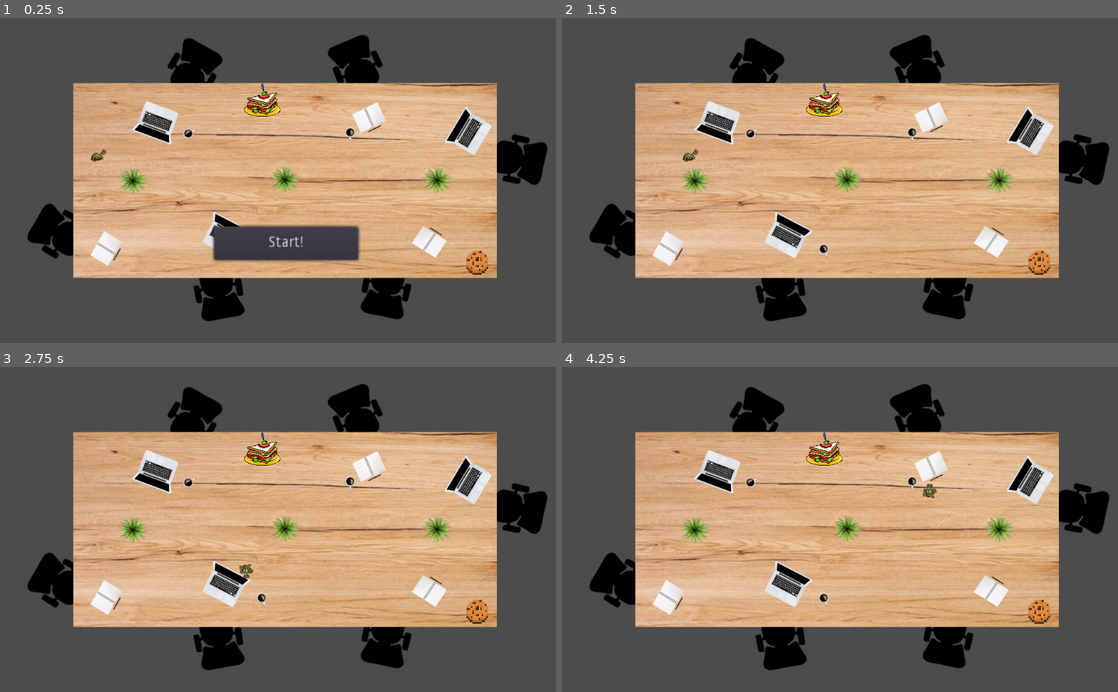
Above: before the commit, frames 1-4 (two rows, left to right).
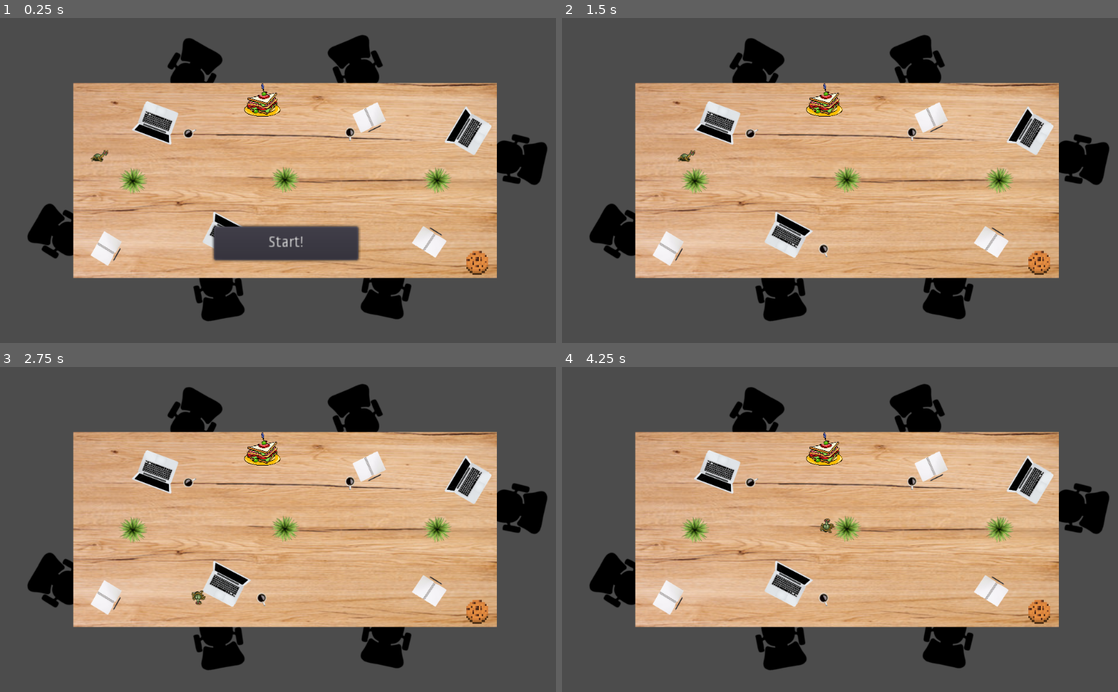
Above: after the commit, the same moments.

Repository: CS3398-Titan-HelloWorld/RoombaAttack
Game: Godot game, scene res://Main.tscn
The game is run twice, just before and just after one commit, with the same random seed, the same clock (stepped at 60 frames per second) and the same inputs.
Inputs:
- Up to frame 1 (0.25 s): no input
- Up to frame 2 (1.5 s): click "Start!" at 0.5 s; tap Enter at 1.25 s; hold Right (ui_right) from 1.28 s (still down)
- Up to frame 3 (2.75 s): release Right (ui_right) at 2.03 s; hold Down (ui_down) from 2.03 s (still down)
- Up to frame 4 (4.25 s): release Down (ui_down) at 2.78 s; hold Right (ui_right) 2.78-3.53 s; hold Up (ui_up) from 3.53 s (still down)

The runs differ from the first frame. In frame 1, less than 0.1% of the frame differs, in the area x 16-20%, y 40-45%; in frame 2, less than 0.1%; in frame 3, 0.2%, in the area x 34-46%, y 60-74%; in frame 4, 0.2%.

Commit message:
Pushing audio changes

Diff:
--- a/RoombaAttack/EndPosition.gd
+++ b/RoombaAttack/EndPosition.gd
@@ -3,10 +3,14 @@
 signal hit
 
 export(String, FILE, "*.tscn") var next_level
+func _ready():
+	get_viewport().audio_listener_enable_2d = true
+	$AUDIO.play()
+	pass
 
 func _physics_process(delta):
 	var bodies = get_overlapping_bodies()
 	for body in bodies:
 		if body.name == "Player":
-
+			$crunch.play()
 			get_tree().change_scene(next_level)
--- a/RoombaAttack/EndPosition.tscn
+++ b/RoombaAttack/EndPosition.tscn
@@ -1,9 +1,11 @@
-[gd_scene load_steps=4 format=2]
+[gd_scene load_steps=6 format=2]
 
 [ext_resource path="res://EndPosition.gd" type="Script" id=1]
-[ext_resource path="res://Sprites/CookieSpritebig.png" type="Texture" id=2]
+[ext_resource path="res://Sprites/crunch.wav" type="AudioStream" id=2]
+[ext_resource path="res://Sprites/CookieSpritebig.png" type="Texture" id=3]
+[ext_resource path="res://Sprites/audio.wav" type="AudioStream" id=4]
 
-[sub_resource type="CircleShape2D" id=3]
+[sub_resource type="CircleShape2D" id=1]
 
 custom_solver_bias = 0.0
 radius = 266.656
@@ -16,25 +18,48 @@
 linear_damp = 0.1
 angular_damp = 1.0
 audio_bus_override = false
-audio_bus_name = "Master"
+audio_bus_name = "crunchBus"
 script = ExtResource( 1 )
-
+_sections_unfolded = [ "Audio Bus", "Transform" ]
 __meta__ = {
 "_edit_lock_": true
 }
+next_level = null
 
-[node name="Sprite" type="Sprite" parent="." index="0"]
+[node name="crunch" type="AudioStreamPlayer2D" parent="." index="0"]
+
+position = Vector2( 879, 449 )
+scale = Vector2( 0.65625, 0.65625 )
+stream = ExtResource( 2 )
+volume_db = 0.0
+pitch_scale = 1.0
+autoplay = true
+max_distance = 2000.0
+attenuation = 1.0
+bus = "crunchBus"
+area_mask = 1
+
+[node name="Sprite" type="Sprite" parent="." index="1"]
 
 position = Vector2( 878.731, 452.331 )
 scale = Vector2( 0.079072, 0.083348 )
-texture = ExtResource( 2 )
+texture = ExtResource( 3 )
 _sections_unfolded = [ "Transform", "Visibility" ]
 
-[node name="CollisionShape2D" type="CollisionShape2D" parent="." index="1"]
+[node name="CollisionShape2D" type="CollisionShape2D" parent="." index="2"]
 
 position = Vector2( 879.766, 450.836 )
 scale = Vector2( 0.0882163, 0.0819034 )
-shape = SubResource( 3 )
+shape = SubResource( 1 )
 _sections_unfolded = [ "Transform" ]
 
-[connection signal="hit" from="." to="." method="_on_EndPosition2_hit"]
+[node name="AUDIO" type="AudioStreamPlayer2D" parent="." index="3"]
+
+stream = ExtResource( 4 )
+volume_db = 0.0
+pitch_scale = 1.0
+autoplay = true
+max_distance = 2000.0
+attenuation = 1.0
+bus = "Master"
+area_mask = 1
--- a/RoombaAttack/LevelMap.tscn
+++ b/RoombaAttack/LevelMap.tscn
@@ -54,7 +54,7 @@
 custom_solver_bias = 0.0
 extents = Vector2( 54.338, 47.1844 )
 
-[node name="KinematicBody2D" type="KinematicBody2D" index="0"]
+[node name="KinematicBody2D" type="KinematicBody2D"]
 
 position = Vector2( 525, 300 )
 scale = Vector2( 1.5, 1.5 )
@@ -561,7 +561,8 @@
 [node name="Player" parent="Node" index="19" instance=ExtResource( 9 )]
 
 position = Vector2( 183.264, 255.284 )
-_sections_unfolded = [ "Collision", "Transform" ]
+_sections_unfolded = [ "Collision", "Transform", "collision" ]
+speed = 250
 
 [node name="EndPosition2" parent="Node" index="20" instance=ExtResource( 10 )]
 
--- a/RoombaAttack/Player.tscn
+++ b/RoombaAttack/Player.tscn
@@ -1,16 +1,16 @@
 [gd_scene load_steps=18 format=2]
 
 [ext_resource path="res://Player.gd" type="Script" id=1]
-[ext_resource path="res://Sprites/Player/BeetleR1.png" type="Texture" id=2]
-[ext_resource path="res://Sprites/Player/BeetleR2.png" type="Texture" id=3]
-[ext_resource path="res://Sprites/Player/BeetleL1.png" type="Texture" id=4]
-[ext_resource path="res://Sprites/Player/BeetleL2.png" type="Texture" id=5]
-[ext_resource path="res://Sprites/Player/BeetleU1.png" type="Texture" id=6]
-[ext_resource path="res://Sprites/Player/Beetle_20.png" type="Texture" id=7]
-[ext_resource path="res://Sprites/Player/BeetleU0.png" type="Texture" id=8]
-[ext_resource path="res://Sprites/Player/BeetleD1.png" type="Texture" id=9]
-[ext_resource path="res://Sprites/Player/BeetleD2.png" type="Texture" id=10]
-[ext_resource path="res://Sprites/Player/BeetleR0.png" type="Texture" id=11]
+[ext_resource path="res://Sprites/Player/BeetleL1.png" type="Texture" id=2]
+[ext_resource path="res://Sprites/Player/BeetleL2.png" type="Texture" id=3]
+[ext_resource path="res://Sprites/Player/BeetleR1.png" type="Texture" id=4]
+[ext_resource path="res://Sprites/Player/BeetleR2.png" type="Texture" id=5]
+[ext_resource path="res://Sprites/Player/BeetleD1.png" type="Texture" id=6]
+[ext_resource path="res://Sprites/Player/BeetleD2.png" type="Texture" id=7]
+[ext_resource path="res://Sprites/Player/BeetleR0.png" type="Texture" id=8]
+[ext_resource path="res://Sprites/Player/BeetleU0.png" type="Texture" id=9]
+[ext_resource path="res://Sprites/Player/BeetleU1.png" type="Texture" id=10]
+[ext_resource path="res://Sprites/Player/Beetle_20.png" type="Texture" id=11]
 [ext_resource path="res://Sprites/Player/BeetleL0.png" type="Texture" id=12]
 [ext_resource path="res://Sprites/Player/BeetleD0.png" type="Texture" id=13]
 [ext_resource path="res://CollisionShape.gd" type="Script" id=14]
@@ -20,32 +20,32 @@
 animations = [ {
 "frames": [ ExtResource( 2 ), ExtResource( 3 ) ],
 "loop": true,
-"name": "Right",
+"name": "Left",
 "speed": 5.0
 }, {
 "frames": [ ExtResource( 4 ), ExtResource( 5 ) ],
 "loop": true,
-"name": "Left",
+"name": "Right",
 "speed": 5.0
 }, {
 "frames": [ ExtResource( 6 ), ExtResource( 7 ) ],
 "loop": true,
-"name": "Up",
+"name": "Down",
 "speed": 5.0
 }, {
 "frames": [ ExtResource( 8 ) ],
 "loop": true,
+"name": "Idel_Right",
+"speed": 5.0
+}, {
+"frames": [ ExtResource( 9 ) ],
+"loop": true,
 "name": "Idel_Up",
 "speed": 5.0
 }, {
-"frames": [ ExtResource( 9 ), ExtResource( 10 ) ],
+"frames": [ ExtResource( 10 ), ExtResource( 11 ) ],
 "loop": true,
-"name": "Down",
-"speed": 5.0
-}, {
-"frames": [ ExtResource( 11 ) ],
-"loop": true,
-"name": "Idel_Right",
+"name": "Up",
 "speed": 5.0
 }, {
 "frames": [ ExtResource( 12 ) ],
@@ -80,11 +80,11 @@
 [sub_resource type="CircleShape2D" id=3]
 
 custom_solver_bias = 0.0
-radius = 14.6078
+radius = 8.5918
 
-[node name="Player" type="KinematicBody2D"]
+[node name="Player" type="KinematicBody2D" index="0"]
 
-position = Vector2( 29.9184, 31.5544 )
+position = Vector2( 29.9184, 31.2871 )
 input_pickable = false
 collision_layer = 3
 collision_mask = 1
@@ -100,6 +100,7 @@
 
 frames = SubResource( 1 )
 animation = "Right"
+frame = 1
 playing = true
 _sections_unfolded = [ "Animation" ]
 
@@ -115,9 +116,9 @@
 
 [node name="CollisionShape" type="CollisionShape2D" parent="." index="1"]
 
-position = Vector2( 0.518285, -1.01742 )
+position = Vector2( -1.22349, -0.633525 )
 rotation = 0.431096
-scale = Vector2( 1.16196, 0.827516 )
+scale = Vector2( 1.28463, 1.47368 )
 shape = SubResource( 3 )
 script = ExtResource( 14 )
 _sections_unfolded = [ "Transform" ]
--- a/RoombaAttack/RoombaAttackExecutable/Player.tscn
+++ b/RoombaAttack/RoombaAttackExecutable/Player.tscn
@@ -1,16 +1,16 @@
 [gd_scene load_steps=18 format=2]
 
 [ext_resource path="res://Player.gd" type="Script" id=1]
-[ext_resource path="res://Sprites/Player/BeetleR1.png" type="Texture" id=2]
-[ext_resource path="res://Sprites/Player/BeetleR2.png" type="Texture" id=3]
-[ext_resource path="res://Sprites/Player/BeetleL1.png" type="Texture" id=4]
-[ext_resource path="res://Sprites/Player/BeetleL2.png" type="Texture" id=5]
-[ext_resource path="res://Sprites/Player/BeetleU1.png" type="Texture" id=6]
-[ext_resource path="res://Sprites/Player/Beetle_20.png" type="Texture" id=7]
-[ext_resource path="res://Sprites/Player/BeetleU0.png" type="Texture" id=8]
-[ext_resource path="res://Sprites/Player/BeetleD1.png" type="Texture" id=9]
-[ext_resource path="res://Sprites/Player/BeetleD2.png" type="Texture" id=10]
-[ext_resource path="res://Sprites/Player/BeetleR0.png" type="Texture" id=11]
+[ext_resource path="res://Sprites/Player/BeetleL1.png" type="Texture" id=2]
+[ext_resource path="res://Sprites/Player/BeetleL2.png" type="Texture" id=3]
+[ext_resource path="res://Sprites/Player/BeetleR1.png" type="Texture" id=4]
+[ext_resource path="res://Sprites/Player/BeetleR2.png" type="Texture" id=5]
+[ext_resource path="res://Sprites/Player/BeetleD1.png" type="Texture" id=6]
+[ext_resource path="res://Sprites/Player/BeetleD2.png" type="Texture" id=7]
+[ext_resource path="res://Sprites/Player/BeetleR0.png" type="Texture" id=8]
+[ext_resource path="res://Sprites/Player/BeetleU0.png" type="Texture" id=9]
+[ext_resource path="res://Sprites/Player/BeetleU1.png" type="Texture" id=10]
+[ext_resource path="res://Sprites/Player/Beetle_20.png" type="Texture" id=11]
 [ext_resource path="res://Sprites/Player/BeetleL0.png" type="Texture" id=12]
 [ext_resource path="res://Sprites/Player/BeetleD0.png" type="Texture" id=13]
 [ext_resource path="res://CollisionShape.gd" type="Script" id=14]
@@ -20,32 +20,32 @@
 animations = [ {
 "frames": [ ExtResource( 2 ), ExtResource( 3 ) ],
 "loop": true,
-"name": "Right",
+"name": "Left",
 "speed": 5.0
 }, {
 "frames": [ ExtResource( 4 ), ExtResource( 5 ) ],
 "loop": true,
-"name": "Left",
+"name": "Right",
 "speed": 5.0
 }, {
 "frames": [ ExtResource( 6 ), ExtResource( 7 ) ],
 "loop": true,
-"name": "Up",
+"name": "Down",
 "speed": 5.0
 }, {
 "frames": [ ExtResource( 8 ) ],
 "loop": true,
+"name": "Idel_Right",
+"speed": 5.0
+}, {
+"frames": [ ExtResource( 9 ) ],
+"loop": true,
 "name": "Idel_Up",
 "speed": 5.0
 }, {
-"frames": [ ExtResource( 9 ), ExtResource( 10 ) ],
+"frames": [ ExtResource( 10 ), ExtResource( 11 ) ],
 "loop": true,
-"name": "Down",
-"speed": 5.0
-}, {
-"frames": [ ExtResource( 11 ) ],
-"loop": true,
-"name": "Idel_Right",
+"name": "Up",
 "speed": 5.0
 }, {
 "frames": [ ExtResource( 12 ) ],
@@ -80,9 +80,9 @@
 [sub_resource type="CircleShape2D" id=3]
 
 custom_solver_bias = 0.0
-radius = 14.6078
+radius = 9.07864
 
-[node name="Player" type="KinematicBody2D"]
+[node name="Player" type="KinematicBody2D" index="0"]
 
 position = Vector2( 29.9184, 31.5544 )
 input_pickable = false
@@ -94,12 +94,13 @@
 __meta__ = {
 "_edit_group_": true
 }
-speed = 300
+speed = 250
 
 [node name="AnimatedSprite" type="AnimatedSprite" parent="." index="0"]
 
 frames = SubResource( 1 )
 animation = "Right"
+frame = 1
 playing = true
 _sections_unfolded = [ "Animation" ]
 
@@ -115,9 +116,9 @@
 
 [node name="CollisionShape" type="CollisionShape2D" parent="." index="1"]
 
-position = Vector2( 0.518285, -1.01742 )
+position = Vector2( -0.978431, -0.457699 )
 rotation = 0.431096
-scale = Vector2( 1.16196, 0.827516 )
+scale = Vector2( 1.27077, 1.39609 )
 shape = SubResource( 3 )
 script = ExtResource( 14 )
 _sections_unfolded = [ "Transform" ]
--- a/RoombaAttack/RoombaAttackWindowsExecutable/Player.tscn
+++ b/RoombaAttack/RoombaAttackWindowsExecutable/Player.tscn
@@ -1,16 +1,16 @@
 [gd_scene load_steps=18 format=2]
 
 [ext_resource path="res://Player.gd" type="Script" id=1]
-[ext_resource path="res://Sprites/Player/BeetleR1.png" type="Texture" id=2]
-[ext_resource path="res://Sprites/Player/BeetleR2.png" type="Texture" id=3]
-[ext_resource path="res://Sprites/Player/BeetleL1.png" type="Texture" id=4]
-[ext_resource path="res://Sprites/Player/BeetleL2.png" type="Texture" id=5]
-[ext_resource path="res://Sprites/Player/BeetleU1.png" type="Texture" id=6]
-[ext_resource path="res://Sprites/Player/Beetle_20.png" type="Texture" id=7]
-[ext_resource path="res://Sprites/Player/BeetleU0.png" type="Texture" id=8]
-[ext_resource path="res://Sprites/Player/BeetleD1.png" type="Texture" id=9]
-[ext_resource path="res://Sprites/Player/BeetleD2.png" type="Texture" id=10]
-[ext_resource path="res://Sprites/Player/BeetleR0.png" type="Texture" id=11]
+[ext_resource path="res://Sprites/Player/BeetleL1.png" type="Texture" id=2]
+[ext_resource path="res://Sprites/Player/BeetleL2.png" type="Texture" id=3]
+[ext_resource path="res://Sprites/Player/BeetleR1.png" type="Texture" id=4]
+[ext_resource path="res://Sprites/Player/BeetleR2.png" type="Texture" id=5]
+[ext_resource path="res://Sprites/Player/BeetleD1.png" type="Texture" id=6]
+[ext_resource path="res://Sprites/Player/BeetleD2.png" type="Texture" id=7]
+[ext_resource path="res://Sprites/Player/BeetleR0.png" type="Texture" id=8]
+[ext_resource path="res://Sprites/Player/BeetleU0.png" type="Texture" id=9]
+[ext_resource path="res://Sprites/Player/BeetleU1.png" type="Texture" id=10]
+[ext_resource path="res://Sprites/Player/Beetle_20.png" type="Texture" id=11]
 [ext_resource path="res://Sprites/Player/BeetleL0.png" type="Texture" id=12]
 [ext_resource path="res://Sprites/Player/BeetleD0.png" type="Texture" id=13]
 [ext_resource path="res://CollisionShape.gd" type="Script" id=14]
@@ -20,32 +20,32 @@
 animations = [ {
 "frames": [ ExtResource( 2 ), ExtResource( 3 ) ],
 "loop": true,
-"name": "Right",
+"name": "Left",
 "speed": 5.0
 }, {
 "frames": [ ExtResource( 4 ), ExtResource( 5 ) ],
 "loop": true,
-"name": "Left",
+"name": "Right",
 "speed": 5.0
 }, {
 "frames": [ ExtResource( 6 ), ExtResource( 7 ) ],
 "loop": true,
-"name": "Up",
+"name": "Down",
 "speed": 5.0
 }, {
 "frames": [ ExtResource( 8 ) ],
 "loop": true,
+"name": "Idel_Right",
+"speed": 5.0
+}, {
+"frames": [ ExtResource( 9 ) ],
+"loop": true,
 "name": "Idel_Up",
 "speed": 5.0
 }, {
-"frames": [ ExtResource( 9 ), ExtResource( 10 ) ],
+"frames": [ ExtResource( 10 ), ExtResource( 11 ) ],
 "loop": true,
-"name": "Down",
-"speed": 5.0
-}, {
-"frames": [ ExtResource( 11 ) ],
-"loop": true,
-"name": "Idel_Right",
+"name": "Up",
 "speed": 5.0
 }, {
 "frames": [ ExtResource( 12 ) ],
@@ -80,7 +80,7 @@
 [sub_resource type="CircleShape2D" id=3]
 
 custom_solver_bias = 0.0
-radius = 14.6078
+radius = 10.9441
 
 [node name="Player" type="KinematicBody2D"]
 
@@ -94,7 +94,7 @@
 __meta__ = {
 "_edit_group_": true
 }
-speed = 300
+speed = 250
 
 [node name="AnimatedSprite" type="AnimatedSprite" parent="." index="0"]
 
@@ -115,9 +115,9 @@
 
 [node name="CollisionShape" type="CollisionShape2D" parent="." index="1"]
 
-position = Vector2( 0.518285, -1.01742 )
+position = Vector2( -0.836766, 0.912501 )
 rotation = 0.431096
-scale = Vector2( 1.16196, 0.827516 )
+scale = Vector2( 1.00059, 1.08252 )
 shape = SubResource( 3 )
 script = ExtResource( 14 )
 _sections_unfolded = [ "Transform" ]
--- /dev/null
+++ b/RoombaAttack/bus_layout.tres
@@ -0,0 +1,42 @@
+[gd_resource type="AudioBusLayout" load_steps=3 format=2]
+
+[sub_resource type="AudioEffectCompressor" id=1]
+
+resource_name = "Compressor"
+threshold = 0.0
+ratio = 4.0
+gain = 0.0
+attack_us = 20.0
+release_ms = 250.0
+mix = 1.0
+sidechain = ""
+
+[sub_resource type="AudioEffectCompressor" id=2]
+
+resource_name = "Compressor"
+threshold = 0.0
+ratio = 4.0
+gain = 0.0
+attack_us = 20.0
+release_ms = 250.0
+mix = 1.0
+sidechain = ""
+
+[resource]
+
+bus/0/name = "Master"
+bus/0/solo = false
+bus/0/mute = false
+bus/0/bypass_fx = false
+bus/0/volume_db = -1.1
+bus/0/send = ""
+bus/0/effect/0/effect = SubResource( 1 )
+bus/0/effect/0/enabled = true
+bus/1/name = "crunchBus"
+bus/1/solo = false
+bus/1/mute = false
+bus/1/bypass_fx = false
+bus/1/volume_db = -15.0
+bus/1/send = "Master"
+bus/1/effect/0/effect = SubResource( 2 )
+bus/1/effect/0/enabled = true
--- /dev/null
+++ b/RoombaAttack/default_bus_layout.tres
@@ -0,0 +1,48 @@
+[gd_resource type="AudioBusLayout" load_steps=3 format=2]
+
+[sub_resource type="AudioEffectCompressor" id=1]
+
+resource_name = "Compressor"
+threshold = 0.0
+ratio = 4.0
+gain = 0.0
+attack_us = 20.0
+release_ms = 250.0
+mix = 1.0
+sidechain = ""
+
+[sub_resource type="AudioEffectCompressor" id=2]
+
+resource_name = "Compressor"
+threshold = 0.0
+ratio = 4.0
+gain = 0.0
+attack_us = 20.0
+release_ms = 250.0
+mix = 1.0
+sidechain = ""
+
+[resource]
+
+bus/0/name = "Master"
+bus/0/solo = false
+bus/0/mute = false
+bus/0/bypass_fx = false
+bus/0/volume_db = -1.1
+bus/0/send = ""
+bus/0/effect/0/effect = SubResource( 1 )
+bus/0/effect/0/enabled = false
+bus/1/name = "crunchBus"
+bus/1/solo = false
+bus/1/mute = false
+bus/1/bypass_fx = false
+bus/1/volume_db = -15.0
+bus/1/send = "Master"
+bus/1/effect/0/effect = SubResource( 2 )
+bus/1/effect/0/enabled = true
+bus/2/name = "audio"
+bus/2/solo = false
+bus/2/mute = false
+bus/2/bypass_fx = false
+bus/2/volume_db = 0.0
+bus/2/send = "Master"
Not shown, added: RoombaAttack/Sprites/412068__inspectorj__chewing-carrot-a.wav.import
Not shown, added: RoombaAttack/Sprites/audio.wav.import
Not shown, added: RoombaAttack/Sprites/crunch.wav.import
Not shown, added: .DS_Store
Not shown, added: RoombaAttack/.DS_Store
Not shown, added: RoombaAttack/Sprites/audio.wav
Not shown, added: RoombaAttack/Sprites/crunch.wav
